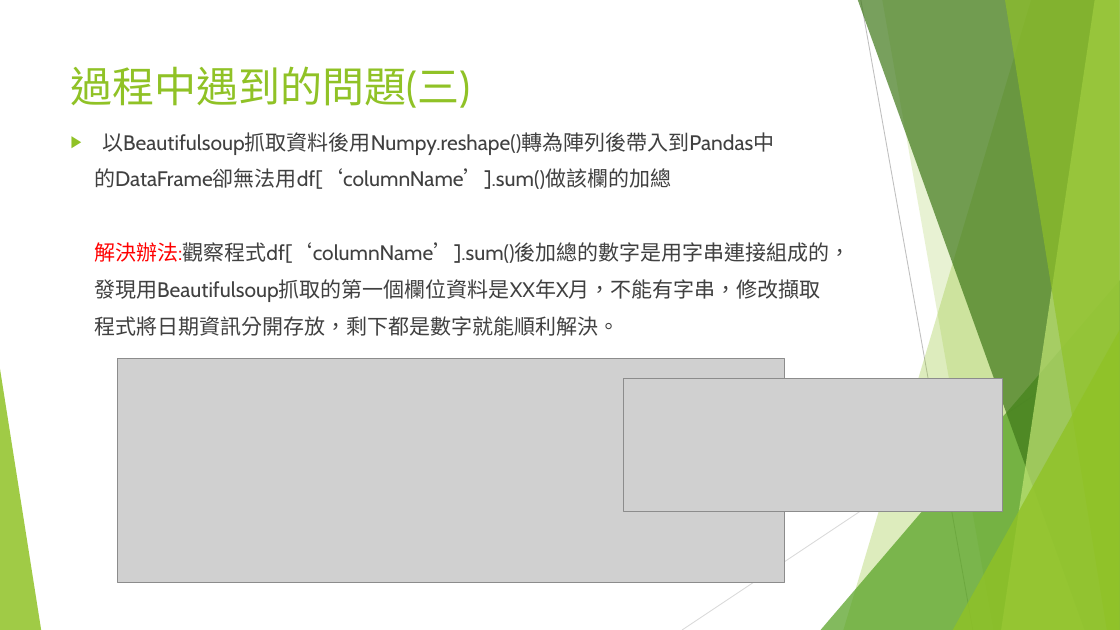
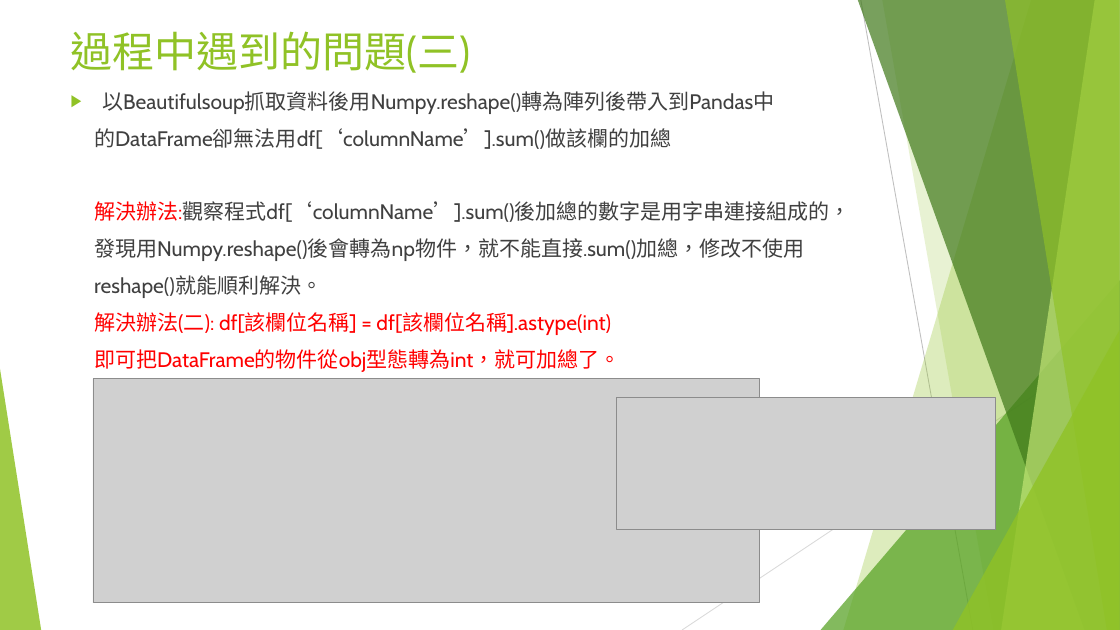
Before and after one commit to ooxx2500/python-sql-for-test, a slide deck: slide 14 of python/專題報告/專題報告-台灣交通事故.pptx. Drawn at 1120x630 pixels with LibreOffice and Linux fonts; fonts in the diff are those of the drawing; grey boxes stand for pictures. Boxes give left, top, right and bottom in pixels: in the first picture for what was removed or moved away, otherwise in the second. Text is boxed around its words. In the diff, an @@ line names an element or a change of style, - is before the commit and + after.

```diff
--- a/python/專題報告/專題報告-台灣交通事故.pptx
+++ b/python/專題報告/專題報告-台灣交通事故.pptx
@@ title "過程中遇到的問題(三)": place and size @@
-title "過程中遇到的問題(三)" at [71, 66, 471, 108]
+title "過程中遇到的問題(三)" at [71, 31, 471, 73]
@@ text "以Beautifulsoup抓取資料後用Numpy.reshape()轉為陣列後帶入到Pandas中": place and size @@
-text "以Beautifulsoup抓取資料後用Numpy.reshape()轉為陣列後帶入到Pandas中" at [94, 132, 851, 336]
+text "以Beautifulsoup抓取資料後用Numpy.reshape()轉為陣列後帶入到Pandas中" at [94, 91, 851, 372]
@@ text at [94, 238, 804, 372]: text changed; text colour #404040 to #FF0000 @@
-發現用Beautifulsoup抓取的第一個欄位資料是XX年X月，不能有字串，修改擷取
-程式將日期資訊分開存放，剩下都是數字就能順利解決。
+發現用Numpy.reshape()後會轉為np物件，就不能直接.sum()加總，修改不使用
+reshape()就能順利解決。
+解決辦法(二): df[該欄位名稱] = df[該欄位名稱].astype(int)
+即可把DataFrame的物件從obj型態轉為int，就可加總了。
@@ picture: place and size @@
-picture at [118, 359, 785, 583]
+picture at [93, 379, 760, 603]
@@ picture: place and size @@
-picture at [623, 379, 1002, 512]
+picture at [617, 397, 996, 530]
```
Also in this commit, not shown: 7 other slides changed, 5 other files.
